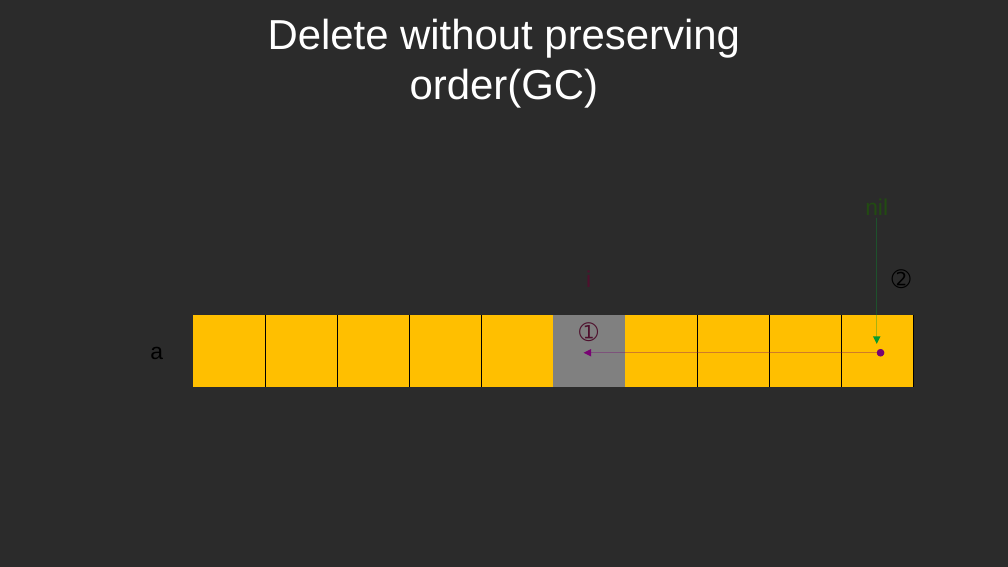
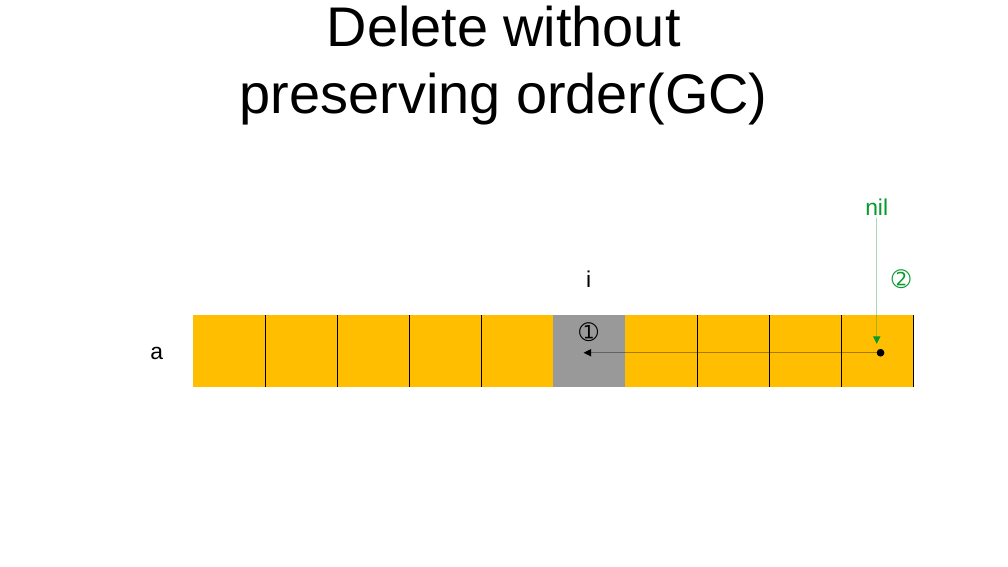
Before and after one commit to oneleo/golang-cht, a slide deck: slide 13 of images/images.odp. Drawn at 1008x567 pixels with LibreOffice and Linux fonts; fonts in the diff are those of the drawing; background and template pictures are left out; a plain dark background stands for a picture behind light text. Boxes give left, top, right and bottom in pixels: in the first picture for what was removed or moved away, otherwise in the second. Text is boxed around its words. In the diff, an @@ line names an element or a change of style, - is before the commit and + after.

```diff
--- a/images/images.odp
+++ b/images/images.odp
@@ background picture (left out) to #FFFFFF @@
@@ title "Delete without preserving order(GC)": place and size @@
-title "Delete without preserving order(GC)" at <box>268,18,740,108</box>
+title "Delete without preserving order(GC)" at <box>240,5,767,123</box>
@@ title "Delete without preserving order(GC)" at <box>240,5,767,123</box>: size 33 to 44 pt, text colour #FFFFFF to #000000 @@
@@ table at <box>121,99,916,459</box> @@
@@ fill #808080 to #999999 in row 4, column 7 @@
@@ text colour #224B12 to #069A2E in "nil" @@
@@ text colour #4E102D to #000000 in "i", "➀" @@
@@ text colour #000000 to #069A2E in "➁" @@
@@ double arrow (881, 353) - (584, 353): stroke #780373 0 pt to #000000 0 pt @@
```
Also in this commit, not shown: 9 other slides changed, 9 slides added, 1 slide removed.
